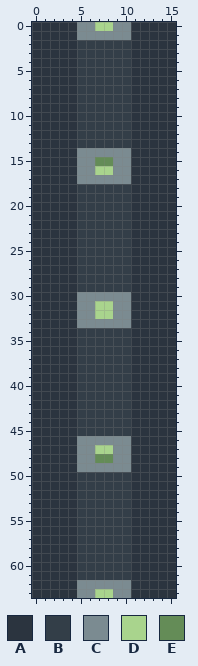
A pixel-art file gets an edit: src/main/art/machines/block/transport/item_conduit_active.aseprite. Above, as it was before the edit.
16x64 pixels, 1 frame. Colours within 5 levels of each other are drawn and written as one.
Palette (. is transparent): A #2b343f  B #333e48  C #7b8b91  D #a9d48d  E #648c57
The result:
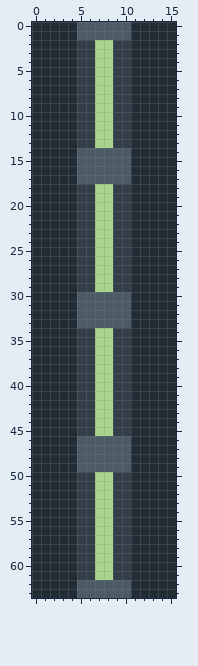
Edits made:
layer "Body and structure" added
layer "Service color or perimeter" added
layer "Solid graphite jacket" removed
layer "Metal fittings" removed
layer "Service indicator" removed
colour A: #2b343f -> #222c35
colour C: #7b8b91 -> #4d5b66
Layers "Service color or perimeter", "Body and structure":
y 0: x 7..8 DD -> CC
y 2..13: x 7..8 BB -> DD
y 15: x 7..8 EE -> CC
y 16: x 7..8 DD -> CC
y 18..29: x 7..8 BB -> DD
y 31..32: x 7..8 DD -> CC
y 34..45: x 7..8 BB -> DD
y 47: x 7..8 DD -> CC
y 48: x 7..8 EE -> CC
y 50..61: x 7..8 BB -> DD
y 63: x 7..8 DD -> CC
